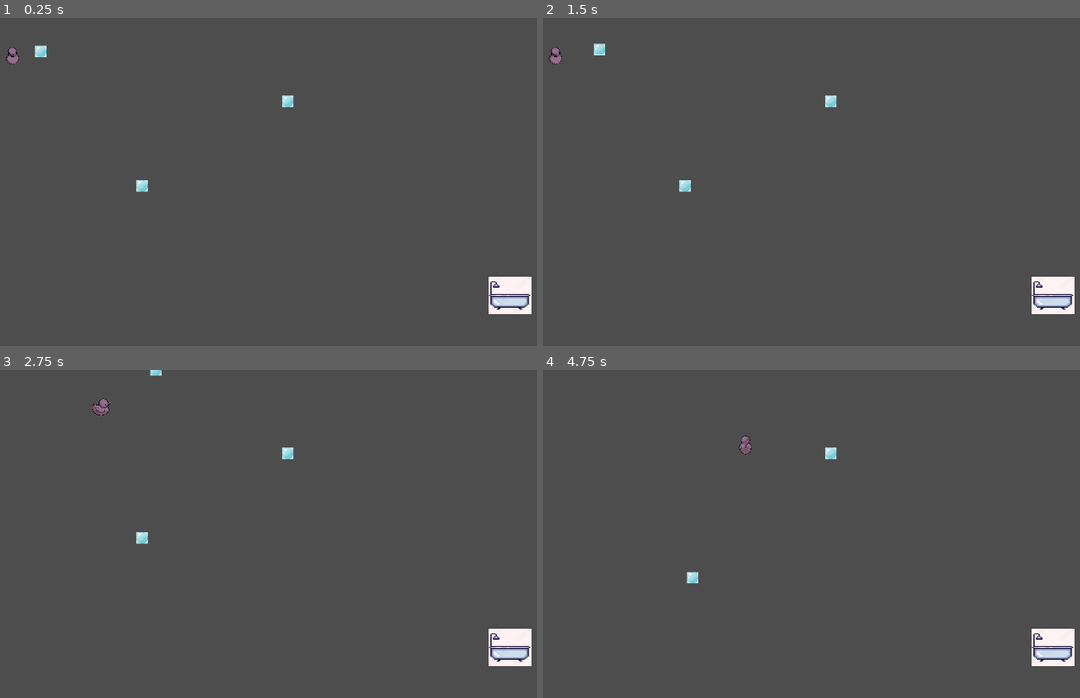
Above: before the commit, frames 1-4 (two rows, left to right).
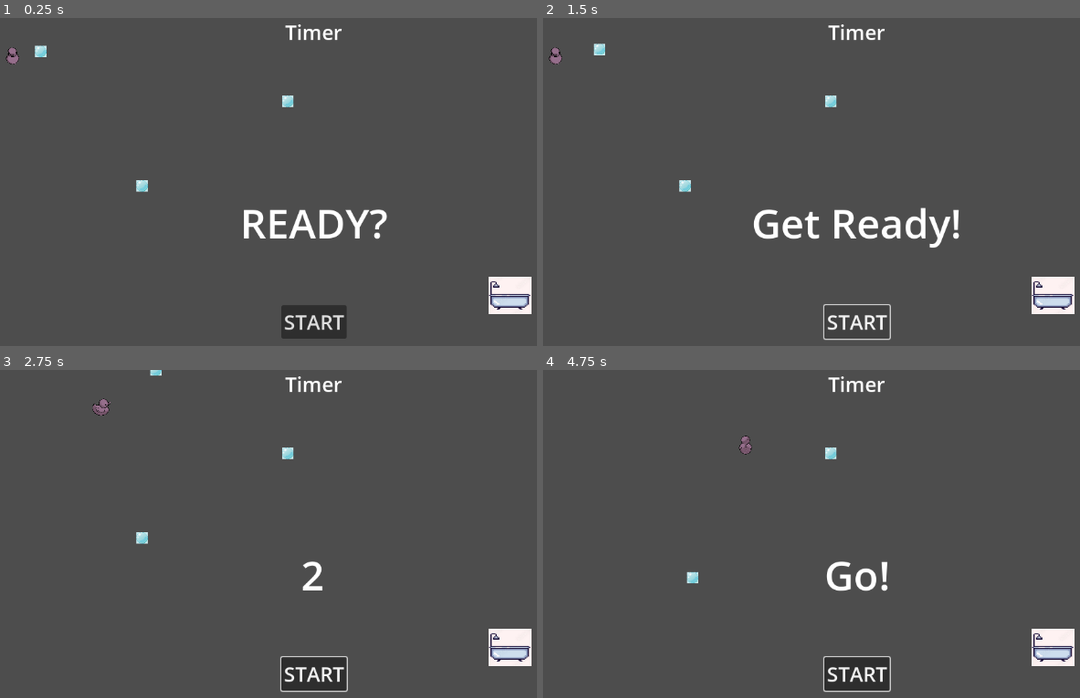
Above: after the commit, the same moments.

Repository: pmaitland/GGJ2025
Game: Godot game, scene res://scenes/level.tscn
Same seed, same stepped clock (60 frames per second), same inputs: the game is played once before the commit and once after it.
Inputs (mouse positions are in pixels of both pictures, inside the frame that each line leads up to):
- Up to frame 1 (0.25 s): no input
- Up to frame 2 (1.5 s): click (854, 323) at 0.5 s, where only the run after the commit has a clickable "START"; click (854, 323) at 1.25 s, where only the run after the commit has a clickable "START"
- Up to frame 3 (2.75 s): tap Enter at 2 s; move the mouse to (472, 553) at 2.02 s; press the mouse at (472, 553) at 2.03 s; hold D (move_right) from 2.03 s (still down)
- Up to frame 4 (4.75 s): move the mouse to (709, 596) at 2.77 s; release D (move_right) at 2.78 s; release the mouse at (709, 596) at 2.78 s; hold S (move_down) 2.78-3.53 s; click (709, 596) at 2.85 s; move the mouse to (929, 484) at 3.52 s; press the mouse at (929, 484) at 3.53 s; hold D (move_right) 3.53-4.28 s; move the mouse to (822, 655) at 4.27 s; release the mouse at (822, 655) at 4.28 s; hold Up (move_up) from 4.28 s (still down); click (822, 655) at 4.35 s

The runs differ from the first frame. In frame 1, 2.5% of the frame differs, in the area x 45-73%, y 1-98%; in frame 2, 2.1%; in frame 3, 1.7%; in frame 4, 2.0%.

Commit message:
[UI] Create Basic HUD (#7)
* create basic hud

* duplicate main level

* add variables

Diff:
--- /dev/null
+++ b/ggj25/scenes/HUD.tscn
@@ -0,0 +1,52 @@
+[gd_scene load_steps=2 format=3 uid="uid://cbjq3nsk4i6ox"]
+
+[ext_resource type="Script" path="res://scripts/hud.gd" id="1_b2j7g"]
+
+[node name="Hud" type="CanvasLayer"]
+script = ExtResource("1_b2j7g")
+
+[node name="Timer" type="Label" parent="."]
+anchors_preset = 5
+anchor_left = 0.5
+anchor_right = 0.5
+offset_left = -45.0
+offset_right = 45.0
+offset_bottom = 45.0
+grow_horizontal = 2
+size_flags_horizontal = 4
+theme_override_font_sizes/font_size = 32
+text = "Timer"
+
+[node name="CountdownMessage" type="Label" parent="."]
+anchors_preset = 8
+anchor_left = 0.5
+anchor_top = 0.5
+anchor_right = 0.5
+anchor_bottom = 0.5
+offset_left = -20.0
+offset_top = -44.0
+offset_right = 20.0
+offset_bottom = 44.0
+grow_horizontal = 2
+grow_vertical = 2
+theme_override_font_sizes/font_size = 64
+text = "READY?"
+
+[node name="CountdownMessageTimer" type="Timer" parent="."]
+
+[node name="StartButton" type="Button" parent="."]
+anchors_preset = 7
+anchor_left = 0.5
+anchor_top = 1.0
+anchor_right = 0.5
+anchor_bottom = 1.0
+offset_left = -28.0
+offset_top = -171.0
+offset_right = 28.0
+offset_bottom = -140.0
+grow_horizontal = 2
+grow_vertical = 0
+theme_override_font_sizes/font_size = 32
+text = "START"
+
+[connection signal="pressed" from="StartButton" to="." method="_on_start_button_pressed"]
--- a/ggj25/scenes/level.tscn
+++ b/ggj25/scenes/level.tscn
@@ -1,11 +1,14 @@
-[gd_scene load_steps=4 format=3 uid="uid://bxcpb31qgji08"]
+[gd_scene load_steps=6 format=3 uid="uid://bxcpb31qgji08"]
 
 [ext_resource type="PackedScene" uid="uid://bnfisykkl2cb6" path="res://scenes/duck.tscn" id="1_40w4y"]
-[ext_resource type="PackedScene" uid="uid://c1jn5x64l5q8v" path="res://scenes/bubble.tscn" id="2_lkvlj"]
-[ext_resource type="PackedScene" uid="uid://bioxevgxmkxd5" path="res://scenes/Goal.tscn" id="4_mjrpk"]
+[ext_resource type="Script" path="res://scripts/level.gd" id="1_b032h"]
+[ext_resource type="PackedScene" path="res://scenes/bubble.tscn" id="2_lkvlj"]
+[ext_resource type="PackedScene" path="res://scenes/Goal.tscn" id="4_mjrpk"]
+[ext_resource type="PackedScene" uid="uid://cbjq3nsk4i6ox" path="res://scenes/HUD.tscn" id="5_jgjwp"]
 
 [node name="Node2D" type="Node2D"]
 position = Vector2(101, 59)
+script = ExtResource("1_b032h")
 
 [node name="duck" parent="." instance=ExtResource("1_40w4y")]
 
@@ -20,3 +23,7 @@
 
 [node name="Bubble3" parent="." instance=ExtResource("2_lkvlj")]
 position = Vector2(204, 207)
+
+[node name="Hud" parent="." instance=ExtResource("5_jgjwp")]
+
+[connection signal="start_game" from="Hud" to="." method="new_game"]
--- /dev/null
+++ b/ggj25/scenes/noel_level.tscn
@@ -0,0 +1,19 @@
+[gd_scene load_steps=5 format=3 uid="uid://cb2cb20j8b7uv"]
+
+[ext_resource type="Script" path="res://scripts/level.gd" id="1_0jx40"]
+[ext_resource type="PackedScene" uid="uid://bnfisykkl2cb6" path="res://scenes/duck.tscn" id="1_dabtm"]
+[ext_resource type="PackedScene" path="res://scenes/bubble.tscn" id="3_si8mg"]
+[ext_resource type="PackedScene" uid="uid://cbjq3nsk4i6ox" path="res://scenes/HUD.tscn" id="4_88pp2"]
+
+[node name="Node2D" type="Node2D"]
+position = Vector2(101, 59)
+script = ExtResource("1_0jx40")
+
+[node name="duck" parent="." instance=ExtResource("1_dabtm")]
+
+[node name="Bubble" parent="." instance=ExtResource("3_si8mg")]
+position = Vector2(44, -6)
+
+[node name="Hud" parent="." instance=ExtResource("4_88pp2")]
+
+[connection signal="start_game" from="Hud" to="." method="new_game"]
--- /dev/null
+++ b/ggj25/scripts/hud.gd
@@ -0,0 +1,53 @@
+extends CanvasLayer
+
+@onready var countdown_message: Label = $CountdownMessage
+@onready var countdown_message_timer: Timer = $CountdownMessageTimer
+@onready var start_button: Button = $StartButton
+
+# Notifies `Main` node that the button has been pressed
+signal start_game
+
+
+func show_message(text: String) -> void:
+	countdown_message.text = text
+	countdown_message.show()
+	countdown_message_timer.start()
+
+func show_game_over() -> void:
+	show_message("Game Over")
+	# Wait until the CountdownMessageTimer has counted down.
+	await countdown_message_timer.timeout
+
+func show_game_start() -> void:
+	show_message("Get Ready!")
+	await get_tree().create_timer(1.0).timeout
+	show_message("3")
+	await get_tree().create_timer(1.0).timeout
+	show_message("2")
+	await get_tree().create_timer(1.0).timeout
+	show_message("1")
+	await get_tree().create_timer(1.0).timeout
+	show_message("Go!")
+	await get_tree().create_timer(1.0).timeout
+	hide_message()
+	hide_start_button()
+
+func hide_message() -> void:
+	countdown_message.hide()
+
+func hide_start_button() -> void:
+	start_button.hide()
+
+func _on_start_button_pressed() -> void:
+	start_game.emit()
+	show_game_start()
+
+
+# Called when the node enters the scene tree for the first time.
+func _ready() -> void:
+	pass # Replace with function body.
+
+
+# Called every frame. 'delta' is the elapsed time since the previous frame.
+func _process(delta: float) -> void:
+	pass
--- /dev/null
+++ b/ggj25/scripts/level.gd
@@ -0,0 +1,16 @@
+extends Node2D
+
+@onready var hud: CanvasLayer = $Hud
+
+func new_game() -> void:
+	hud.show_game_start()
+	pass
+
+# Called when the node enters the scene tree for the first time.
+func _ready() -> void:
+	pass # Replace with function body.
+
+
+# Called every frame. 'delta' is the elapsed time since the previous frame.
+func _process(delta: float) -> void:
+	pass
